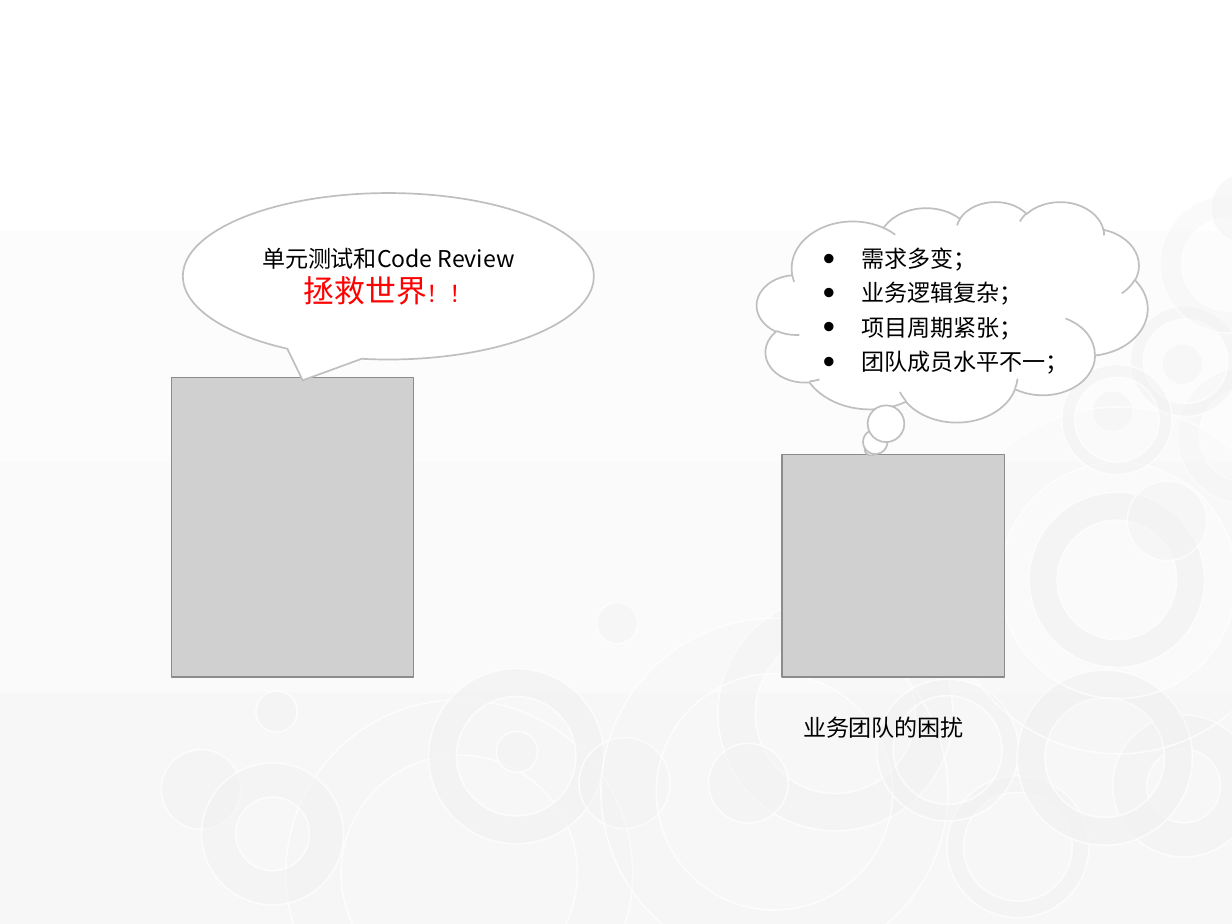
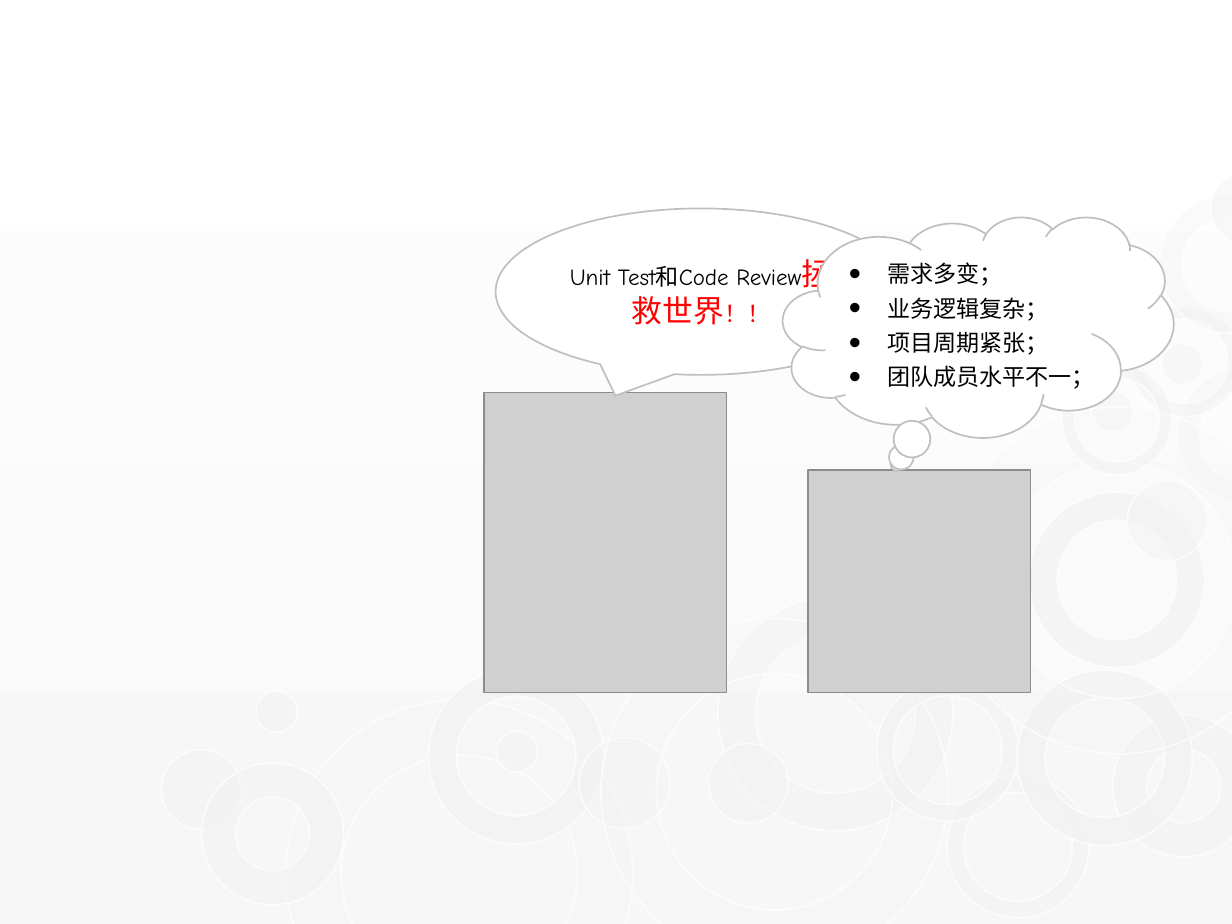
Before and after one commit to watermoonlx/code-review-unit-test, a slide deck: slide 3 of Code Review & Unit Test.pptx. Drawn at 1232x924 pixels with LibreOffice and Linux fonts; fonts in the diff are those of the drawing; grey boxes stand for pictures. Boxes give left, top, right and bottom in pixels: in the first picture for what was removed or moved away, otherwise in the second. Text is boxed around its words. In the diff, an @@ line names an element or a change of style, - is before the commit and + after.

```diff
--- a/Code Review & Unit Test.pptx
+++ b/Code Review & Unit Test.pptx
@@ speech bubble "Unit Test和Code Review拯救世界！！" moved from (x1=182, y1=193, x2=594, y2=360) to (x1=495, y1=208, x2=907, y2=375) @@
@@ thought cloud "需求多变；" moved from (x1=756, y1=201, x2=1147, y2=421) to (x1=782, y1=217, x2=1173, y2=437) @@
@@ text in speech bubble at (x1=570, y1=266, x2=729, y2=287): text changed; font Noto Sans CJK SC to Comic Neue @@
-单元测试和Code Review拯救世界！！
+Unit Test和Code Review拯救世界！！
@@ picture moved from (x1=171, y1=377, x2=414, y2=676) to (x1=484, y1=393, x2=727, y2=692) @@
@@ picture moved from (x1=782, y1=455, x2=1005, y2=678) to (x1=808, y1=471, x2=1031, y2=694) @@
@@ ellipse added at (x1=798, y1=551, x2=886, y2=640), fill #F2F2F2 at 47% opacity, outline #FFFFFF 1 pt @@
@@ donut removed at (x1=879, y1=541, x2=1019, y2=681) @@
@@ ellipse removed at (x1=591, y1=597, x2=644, y2=650) @@
@@ text removed at (x1=803, y1=716, x2=964, y2=738) @@
-业务团队的困扰
```
Also in this commit, not shown: 8 other slides changed, 3 slides added.
